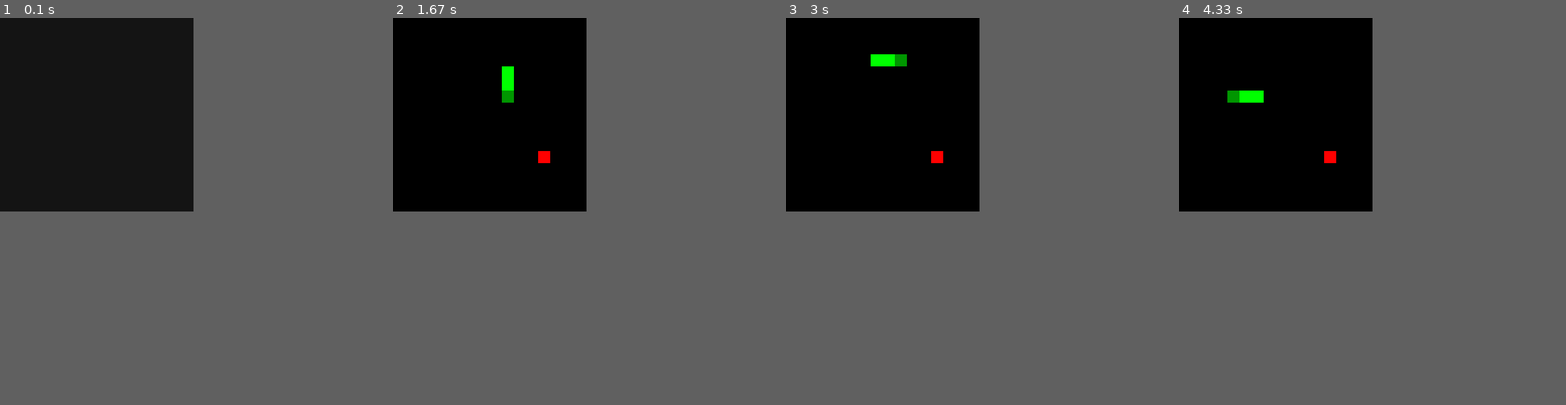
Above: before the commit, frames 1-4 (left to right).
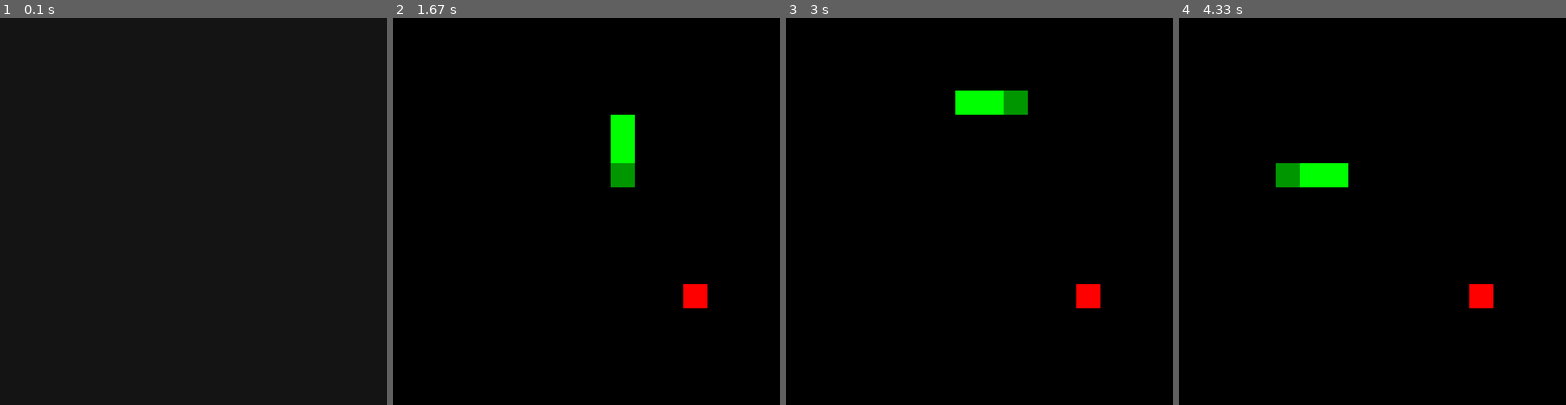
Above: after the commit, the same moments.

Repository: NotchArrow/PygameSnake
Game: pygame game, started from Main.py
Same seed, same stepped clock (60 frames per second), same inputs: the game is played once before the commit and once after it.
Inputs:
- Up to frame 1 (0.1 s): no input
- Up to frame 2 (1.67 s): tap Space at 0.33 s; hold A 0.67-1.2 s; hold S from 1.23 s (still down)
- Up to frame 3 (3 s): release S at 1.7 s; hold A 1.73-2.13 s; hold W 2.17-2.53 s; hold D from 2.57 s (still down)
- Up to frame 4 (4.33 s): release D at 3.2 s; hold S 3.23-3.6 s; hold A 3.63-4.1 s
In our replay, the window is 400x400 before the commit and 800x800 after it. These sizes can differ from the game's own. Grey fills any space a smaller window leaves; there, only what the larger window draws over its background counts as a difference.

The runs differ from the first frame. In frame 1, only the window size differs. In frame 2, 2.0% of the frame differs, in the area x 28-82%, y 12-75%; in frame 3, 2.0%; in frame 4, 2.0%.

Commit message:
Minor Fixes

Diff:
--- a/Main.py
+++ b/Main.py
@@ -6,7 +6,7 @@
 
 pygame.init()
 
-GRID = 25
+GRID = 50
 SCREEN_WIDTH = 16
 SCREEN_HEIGHT = 16
 SCREEN_SIZE = (SCREEN_WIDTH * GRID, SCREEN_HEIGHT * GRID)
@@ -47,23 +47,22 @@
     for event in pygame.event.get():
         if event.type == pygame.QUIT:
             running = False
-        if event.type == pygame.KEYDOWN:
-            if event.key == pygame.K_SPACE:
-                player_pos = pygame.Vector2(START_X * GRID, START_Y * GRID)
-                player_positions = []
-                player_direction = Direction.EAST
-                length = 3
-                score = 0
-                start_time = time.time()
-                apple_pos = pygame.Vector2(random.randrange(SCREEN_WIDTH) * GRID, random.randrange(SCREEN_HEIGHT) * GRID)
-                playing = True
-                dt = 0
-                if multiplayer:
-                    player2_pos = pygame.Vector2(START_X * GRID + (2 * GRID), START_Y * GRID + (2 * GRID))
-                    player2_positions = []
-                    player2_direction = Direction.WEST
-                    length2 = 3
-                    dt2 = 0
+        if pygame.mouse.get_pressed()[0] or (event.type == pygame.KEYDOWN and event.key == pygame.K_SPACE):
+            player_pos = pygame.Vector2(START_X * GRID, START_Y * GRID)
+            player_positions = []
+            player_direction = Direction.EAST
+            length = 3
+            score = 0
+            start_time = time.time()
+            apple_pos = pygame.Vector2(random.randrange(SCREEN_WIDTH) * GRID, random.randrange(SCREEN_HEIGHT) * GRID)
+            playing = True
+            dt = 0
+            if multiplayer:
+                player2_pos = pygame.Vector2(START_X * GRID + (2 * GRID), START_Y * GRID + (2 * GRID))
+                player2_positions = []
+                player2_direction = Direction.WEST
+                length2 = 3
+                dt2 = 0
 
 
     while playing:
@@ -112,7 +111,7 @@
 
             if player_pos in player_positions or player_pos in player2_positions:
                 playing = False
-            elif player_pos == apple_pos:
+            elif player_pos == apple_pos or apple_pos in player_positions:
                 apple_pos = pygame.Vector2(random.randrange(SCREEN_WIDTH) * GRID, random.randrange(SCREEN_HEIGHT) * GRID)
                 while apple_pos in player_positions or apple_pos in player2_positions:
                     apple_pos = pygame.Vector2(random.randrange(SCREEN_WIDTH) * GRID, random.randrange(SCREEN_HEIGHT) * GRID)
@@ -148,17 +147,17 @@
 
                 if player2_pos in player2_positions or player2_pos in player_positions:
                     playing = False
-                elif player2_pos == apple_pos:
+                elif player2_pos == apple_pos or apple_pos in player2_positions:
                     apple_pos = pygame.Vector2(random.randrange(SCREEN_WIDTH) * GRID, random.randrange(SCREEN_HEIGHT) * GRID)
                     while apple_pos in player_positions or apple_pos in player2_positions:
                         apple_pos = pygame.Vector2(random.randrange(SCREEN_WIDTH) * GRID, random.randrange(SCREEN_HEIGHT) * GRID)
-                    length += 1
+                    length2 += 1
                     score += 1
                     if score > high_score:
                         high_score = score
 
                 player2_positions.insert(0, pygame.Vector2(int(player2_pos.x) % (SCREEN_WIDTH * GRID), int(player2_pos.y) % (SCREEN_HEIGHT * GRID)))
-                player2_positions = player2_positions[0:length]
+                player2_positions = player2_positions[0:length2]
 
             for i, position in enumerate(player2_positions):
                 if i == 0:
